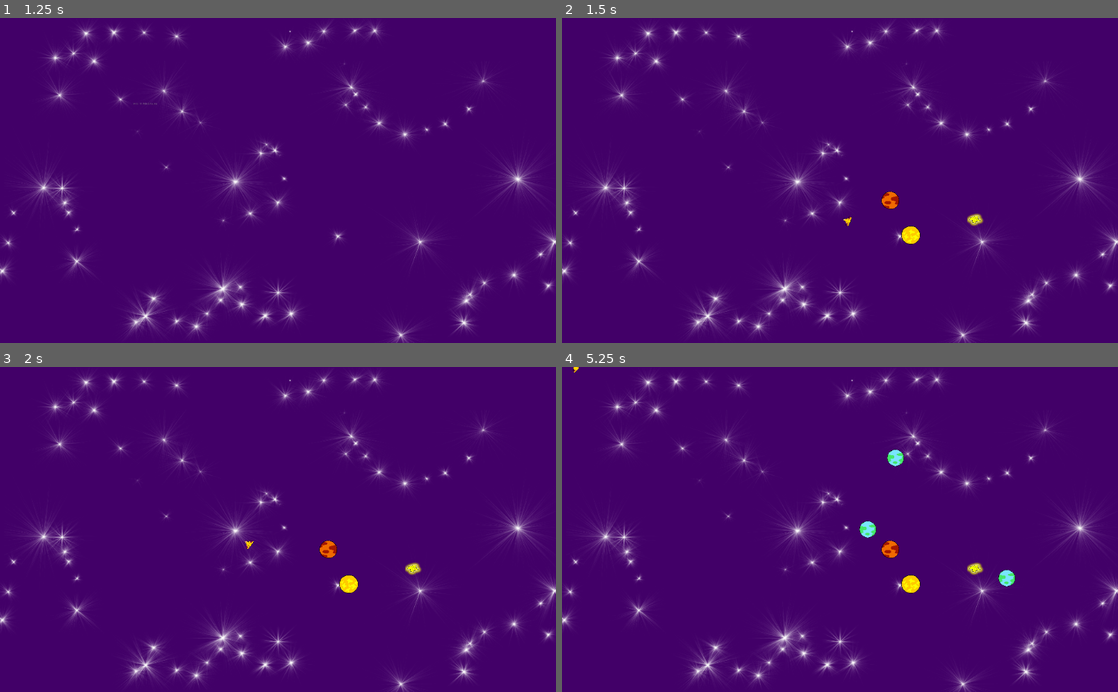
Above: before the commit, frames 1-4 (two rows, left to right).
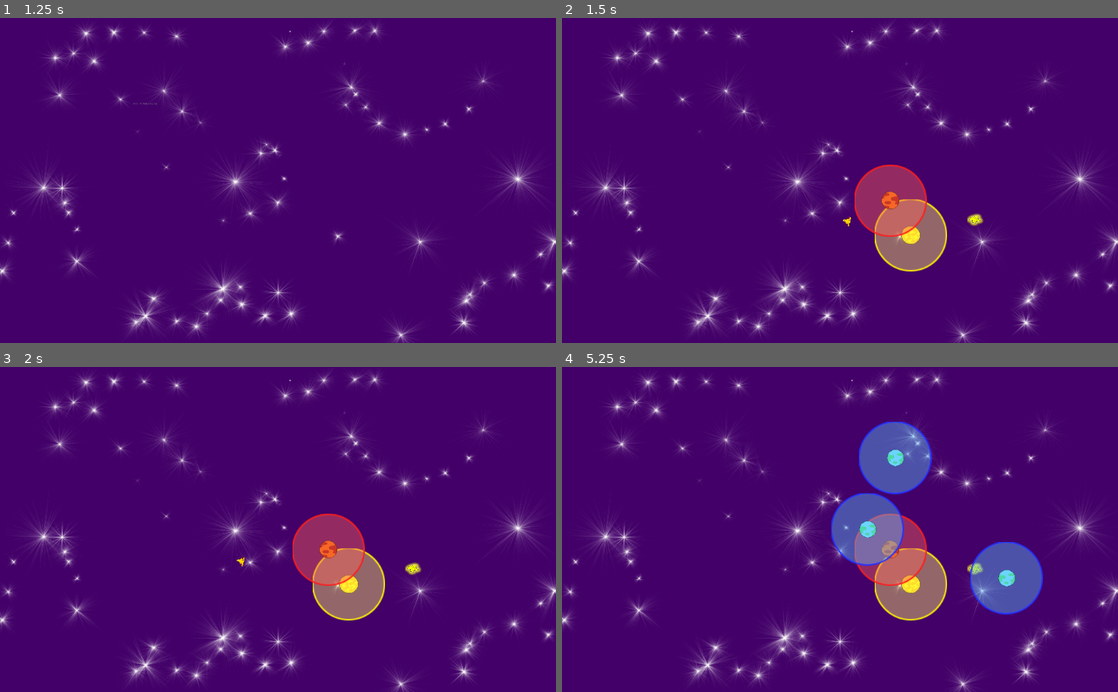
Above: after the commit, the same moments.

Repository: antonindevidal/Lunarium
Game: Godot game, scene res://source/Game.tscn
Same seed, same stepped clock (60 frames per second), same inputs: the game is played once before the commit and once after it.
Inputs (mouse positions are in pixels of both pictures, inside the frame that each line leads up to):
- Up to frame 1 (1.25 s): tap Enter at 0.5 s; move the mouse to (400, 164) at 0.52 s; right-click (400, 164) at 0.6 s
- Up to frame 2 (1.5 s): tap Space at 1.25 s; move the mouse to (728, 196) at 1.27 s; click (728, 196) at 1.35 s
- Up to frame 3 (2 s): no input
- Up to frame 4 (5.25 s): move the mouse to (895, 458) at 2.02 s; right-click (895, 458) at 2.1 s; move the mouse to (812, 594) at 2.77 s; click (812, 594) at 2.85 s; tap Enter at 3.5 s; move the mouse to (1006, 578) at 3.52 s; right-click (1006, 578) at 3.6 s; move the mouse to (673, 480) at 4.27 s; click (673, 480) at 4.35 s; tap Space at 5 s; move the mouse to (867, 529) at 5.02 s; right-click (867, 529) at 5.1 s

Frame 1 is identical in both runs. In frame 2, 3.9% of the frame differs, in the area x 50-70%, y 45-78%; in frame 3, 3.9%; in frame 4, 9.7%, in the area x 1-87%, y 0-78%.

Commit message:
Ajout image zone attraction

Diff:
--- a/source/source/Planetes/PlaneteTemplate.gd
+++ b/source/source/Planetes/PlaneteTemplate.gd
@@ -1,8 +1,8 @@
 extends StaticBody2D
 
 var forceAttraction = 0.1;
-var radius = 300;
-var Couleur = ["Rouge", "Bleu", "Verte", "Jaune","Rose"]
+var radius = 200;
+var Couleur = ["Rouge", "Bleu", "Vert", "Jaune","Rose"]
 var rng = RandomNumberGenerator.new()
 # Declare member variables here. Examples:
 # var a = 2
@@ -22,3 +22,4 @@
 func setColor(col : String):
 	print(col)
 	get_node("AnimatedSprite").animation = col
+	get_node("ZoneGrav").animation = col
--- a/source/source/Planetes/PlaneteTemplate.tscn
+++ b/source/source/Planetes/PlaneteTemplate.tscn
@@ -6,6 +6,12 @@
 [ext_resource path="res://ressources/Planetes/Centres/planète_jaune.png" type="Texture" id=4]
 [ext_resource path="res://ressources/Planetes/Centres/planète_verte.png" type="Texture" id=5]
 [ext_resource path="res://ressources/Planetes/Centres/planète_rose.png" type="Texture" id=6]
+[ext_resource path="res://ressources/Planetes/Contours/ZoneBleu.png" type="Texture" id=7]
+[ext_resource path="res://ressources/Planetes/Contours/ZoneJaune.png" type="Texture" id=8]
+[ext_resource path="res://ressources/Planetes/Contours/ZoneRose.png" type="Texture" id=9]
+[ext_resource path="res://ressources/Planetes/Contours/ZoneGravitator.png" type="Texture" id=10]
+[ext_resource path="res://ressources/Planetes/Contours/ZoneVerte.png" type="Texture" id=11]
+[ext_resource path="res://ressources/Planetes/Contours/ZoneRouge.png" type="Texture" id=12]
 
 [sub_resource type="SpriteFrames" id=1]
 animations = [ {
@@ -19,11 +25,6 @@
 "name": "Jaune",
 "speed": 5.0
 }, {
-"frames": [ ExtResource( 1 ) ],
-"loop": true,
-"name": "Bleu",
-"speed": 5.0
-}, {
 "frames": [ ExtResource( 6 ) ],
 "loop": true,
 "name": "Rose",
@@ -32,6 +33,11 @@
 "frames": [  ],
 "loop": true,
 "name": "Vide",
+"speed": 5.0
+}, {
+"frames": [ ExtResource( 1 ) ],
+"loop": true,
+"name": "Bleu",
 "speed": 5.0
 }, {
 "frames": [  ],
@@ -48,6 +54,44 @@
 [sub_resource type="CircleShape2D" id=2]
 radius = 48.0
 
+[sub_resource type="SpriteFrames" id=3]
+animations = [ {
+"frames": [ ExtResource( 12 ) ],
+"loop": true,
+"name": "Rouge",
+"speed": 5.0
+}, {
+"frames": [ ExtResource( 8 ) ],
+"loop": true,
+"name": "Jaune",
+"speed": 5.0
+}, {
+"frames": [ ExtResource( 9 ) ],
+"loop": true,
+"name": "Rose",
+"speed": 5.0
+}, {
+"frames": [  ],
+"loop": true,
+"name": "Vide",
+"speed": 5.0
+}, {
+"frames": [ ExtResource( 7 ) ],
+"loop": true,
+"name": "Bleu",
+"speed": 5.0
+}, {
+"frames": [ ExtResource( 10 ) ],
+"loop": true,
+"name": "Gravitator",
+"speed": 5.0
+}, {
+"frames": [ ExtResource( 11 ) ],
+"loop": true,
+"name": "Vert",
+"speed": 5.0
+} ]
+
 [node name="PlaneteTemplate" type="StaticBody2D" groups=[
 "Planete",
 ]]
@@ -60,3 +104,8 @@
 
 [node name="CollisionShape2D" type="CollisionShape2D" parent="."]
 shape = SubResource( 2 )
+
+[node name="ZoneGrav" type="AnimatedSprite" parent="."]
+scale = Vector2( 4, 4 )
+frames = SubResource( 3 )
+animation = "Vide"
Binary file added: source/ressources/Planetes/Contours/ZoneBleu.png
Not shown, added: source/ressources/Planetes/Contours/ZoneBleu.png.import
Binary file added: source/ressources/Planetes/Contours/ZoneGravitator.png
Not shown, added: source/ressources/Planetes/Contours/ZoneGravitator.png.import
Binary file added: source/ressources/Planetes/Contours/ZoneJaune.png
Not shown, added: source/ressources/Planetes/Contours/ZoneJaune.png.import
Binary file added: source/ressources/Planetes/Contours/ZoneRose.png
Not shown, added: source/ressources/Planetes/Contours/ZoneRose.png.import
Binary file added: source/ressources/Planetes/Contours/ZoneRouge.png
Not shown, added: source/ressources/Planetes/Contours/ZoneRouge.png.import
Binary file added: source/ressources/Planetes/Contours/ZoneVerte.png
Not shown, added: source/ressources/Planetes/Contours/ZoneVerte.png.import
(and 7 more such lines)
